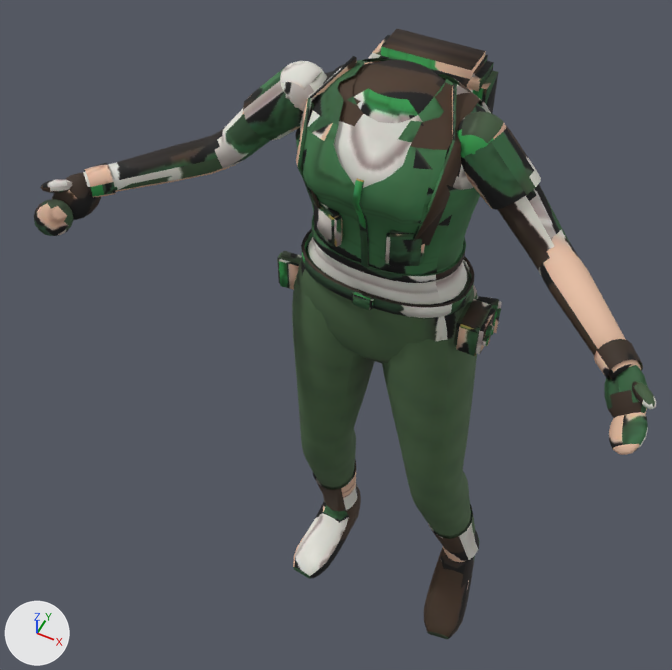
Two versions of the glTF model public/models/cuerpo-rebecca-f.glb, one commit apart.
Rendered twice from a 50 mm lens placed at (0.468, -1.05, 2.224), pointed at (-0.102, 0.089, 0.8). The lights are fixed; the arrows at lower left show +X, +Y and +Z. The picture after the commit comes second. Where no turn or scale is listed for an object, it has been applied to the vertices. Vertices at exactly the same position are counted once.

The older version as bpy lines, for what is in view:
```python
me_cuerpo_rebecca = bpy.data.meshes.new('cuerpo-rebecca')
me_cuerpo_rebecca.from_pydata(...)  # 3781 vertices, 7000 faces; spans x -0.516..0.512, y -0.237..0.301, z 0.0..1.43
me_cuerpo_rebecca.materials.append(mat_cuerpo_rebecca)  # picture img_image_0
ob_char1 = bpy.data.objects.new('char1', me_cuerpo_rebecca)
ob_char1.location = (0.0, 0.0, 0.0)
```
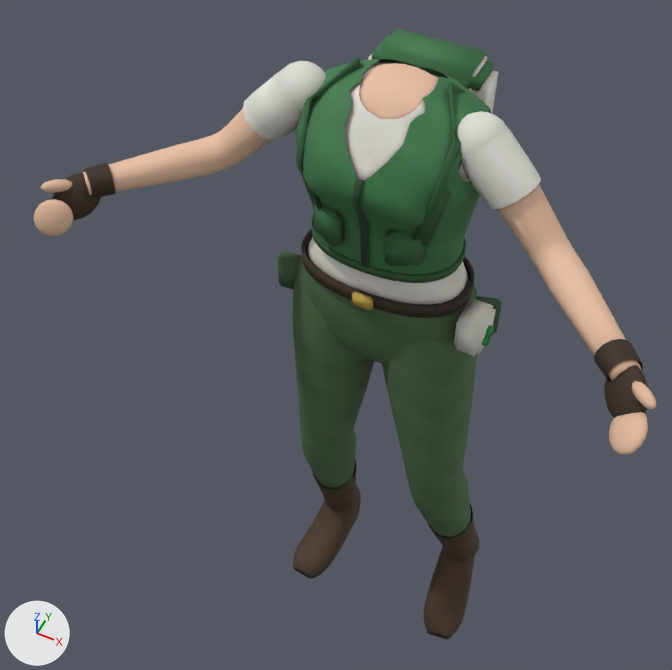
What differs and where, as boxes (x1, y1, x2, y2) in the pictures (672 x 670 px; the box of a moved part takes in the faces that stretch with it):
part 1 of me_cuerpo_rebecca, moved or reshaped: before (225, 56, 550, 291); after (242, 57, 637, 377)
part 2 of me_cuerpo_rebecca, deleted: before (465, 523, 475, 553)
part 3 of me_cuerpo_rebecca, surface changed: (34, 29, 656, 639) in both

The change, as a diff of the scene's bpy script:
```diff
--- a/public/models/cuerpo-rebecca-f.glb.py
+++ b/public/models/cuerpo-rebecca-f.glb.py
@@ me_cuerpo_rebecca @@
 # used by ob_char1; location = (0.0, 0.0, 0.0)
-me_cuerpo_rebecca.from_pydata(...)  # 3781 vertices, 7000 faces; spans x -0.516..0.512, y -0.237..0.301, z 0.0..1.43
+me_cuerpo_rebecca.from_pydata(...)  # 3774 vertices, 6999 faces; spans x -0.516..0.512, y -0.237..0.301, z 0.0..1.43
+# me_cuerpo_rebecca part 1: 68 vertices moved from x -0.16..0.162, y 0.013..0.189, z 1.306..1.43 to x -0.161..0.163, y 0.025..0.187, z 1.315..1.43; 159 vertices removed from x -0.226..0.296, y -0.038..0.187, z 1.154..1.422; 169 vertices added at x -0.245..0.401, y -0.083..0.187, z 1.235..1.422
+# me_cuerpo_rebecca part 2: 1 vertex removed from x 0.258, y 0.091, z 0.22
+# me_cuerpo_rebecca part 3: 4743 kept faces spanning x -0.516..0.512, y -0.237..0.301, z 0.0..1.43 get new texture (UV) coordinates
+# other edits to the shape of me_cuerpo_rebecca do not show in these pictures
 me_cuerpo_rebecca.materials.append(mat_cuerpo_rebecca)
```
